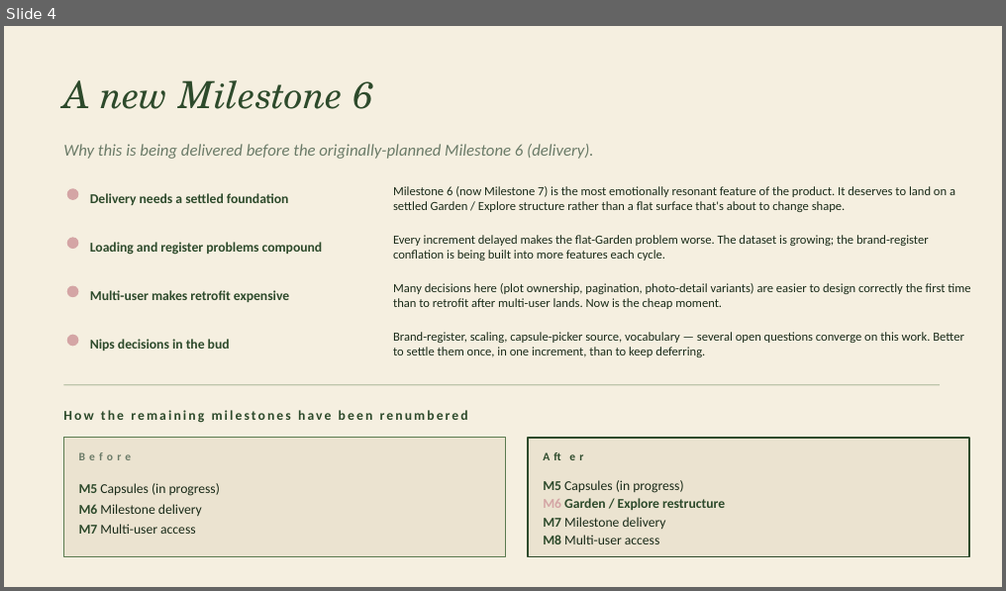
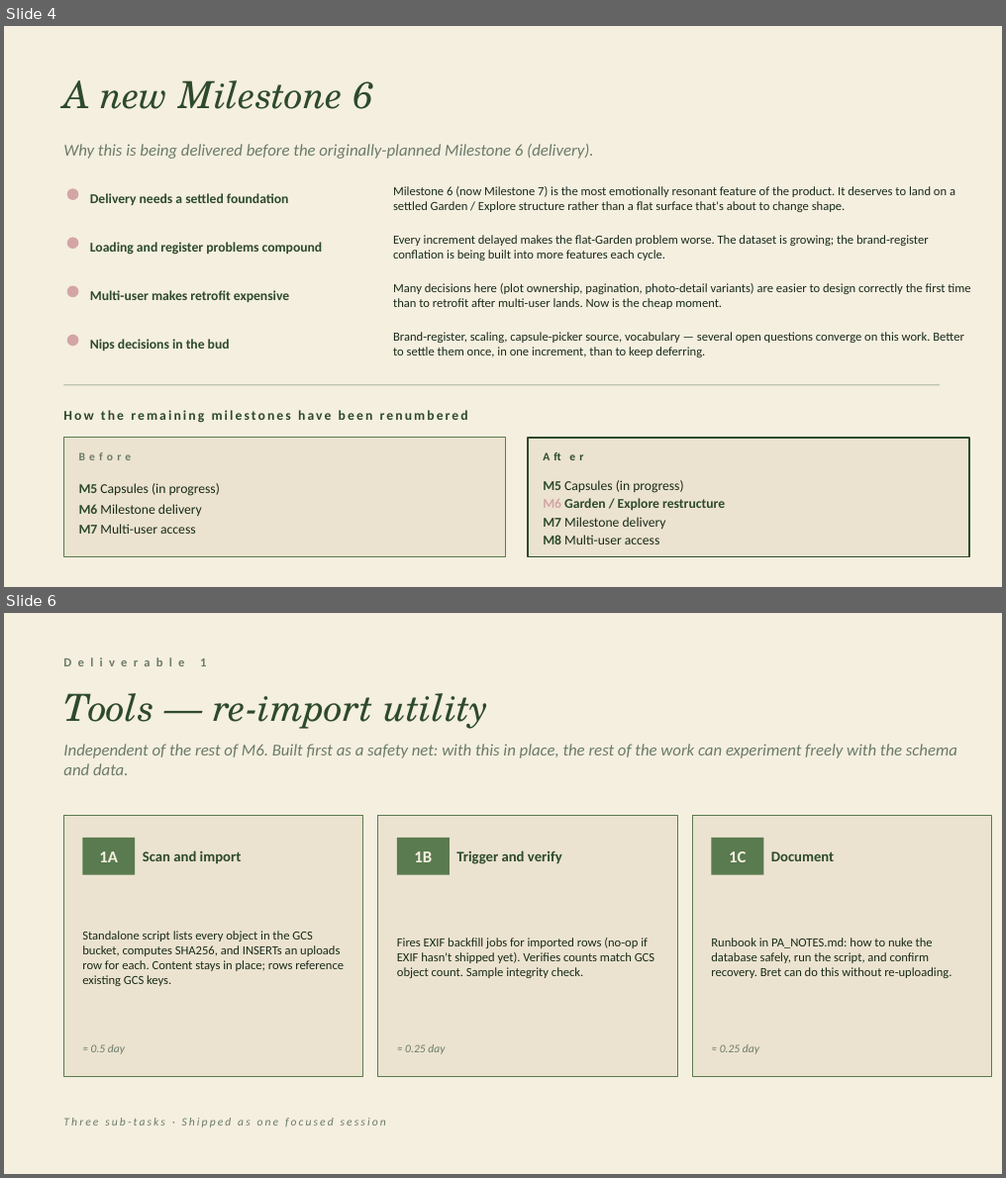
Before and after one commit to bacalv/Heirlooms, a slide deck: docs/presentations/Garden_Explore_Plan.pptx. Shown one above the other, each under a label of ours: slide 4 before the commit, slides 4 and 6 after it; the slides between them are not shown. The pictures are 1006x591 and 1006x1178 pixels, drawn with LibreOffice and Linux fonts; fonts in the diff are those of the drawing. Boxes give left, top, right and bottom in pixels: in the first picture for what was removed or moved away, otherwise in the second. Text is boxed around its words. In the diff, an @@ line names an element or a change of style, - is before the commit and + after.

Commit message:
Bret: Committed presentation and milestone 6 plans - v3

```diff
--- a/docs/presentations/Garden_Explore_Plan.pptx
+++ b/docs/presentations/Garden_Explore_Plan.pptx
@@ slide 6 added at [4,613,1002,1174], background #F5EFE0 @@
@@ text added at [200,659,206,666], 12 pt, text #6B7B68, bold @@
+Deliverable 1
@@ text added at [63,693,489,729], 36 pt, text #2D4A2B, italic @@
+Tools — re-import utility
@@ text added at [63,744,957,775], 16 pt, text #6B7B68, italic @@
+Independent of the rest of M6. Built first as a safety net: with this in place, the rest of the work can experiment freely with the schema and data.
@@ rectangle added at [63,815,363,1077], fill #EBE3D0, outline #5A7A4F 1 pt @@
@@ rectangle added at [378,815,678,1077], fill #EBE3D0, outline #5A7A4F 1 pt @@
@@ rectangle added at [693,815,992,1077], fill #EBE3D0, outline #5A7A4F 1 pt @@
@@ rectangle added at [82,838,135,875], fill #5A7A4F @@
@@ rectangle added at [397,838,450,875], fill #5A7A4F @@
@@ rectangle added at [712,838,764,875], fill #5A7A4F @@
@@ text added at [99,852,118,862], 16 pt, text #F5EFE0, bold @@
+1A
@@ text added at [143,851,242,864], 14 pt, text #2D4A2B, bold @@
+Scan and import
@@ text added at [414,852,432,862], 16 pt, text #F5EFE0, bold @@
+1B
@@ text added at [456,851,562,864], 14 pt, text #2D4A2B, bold @@
+Trigger and verify
@@ text added at [729,852,746,862], 16 pt, text #F5EFE0, bold @@
+1C
@@ text added at [771,852,834,861], 14 pt, text #2D4A2B, bold @@
+Document
@@ text added at [82,931,344,986], 12 pt, text #1A2B19 @@
+Standalone script lists every object in the GCS bucket, computes SHA256, and INSERTs an uploads row for each. Content stays in place; rows reference existing GCS keys.
@@ text added at [397,938,654,978], 12 pt, text #1A2B19 @@
+Fires EXIF backfill jobs for imported rows (no-op if EXIF hasn't shipped yet). Verifies counts match GCS object count. Sample integrity check.
@@ text added at [711,938,951,978], 12 pt, text #1A2B19 @@
+Runbook in PA_NOTES.md: how to nuke the database safely, run the script, and confirm recovery. Bret can do this without re-uploading.
@@ text added at [91,1045,125,1055], 11 pt, text #6B7B68, italic @@
+≈ 0.5 day
@@ text added at [405,1045,445,1055], 11 pt, text #6B7B68, italic @@
+≈ 0.25 day
@@ text added at [720,1045,759,1055], 11 pt, text #6B7B68, italic @@
+≈ 0.25 day
@@ text added at [63,1118,386,1128], 11 pt, text #6B7B68, italic @@
+Three sub-tasks · Shipped as one focused session
```
Also in this commit, not shown: 5 slides changed, 2 other slides added, 2 slides removed.
